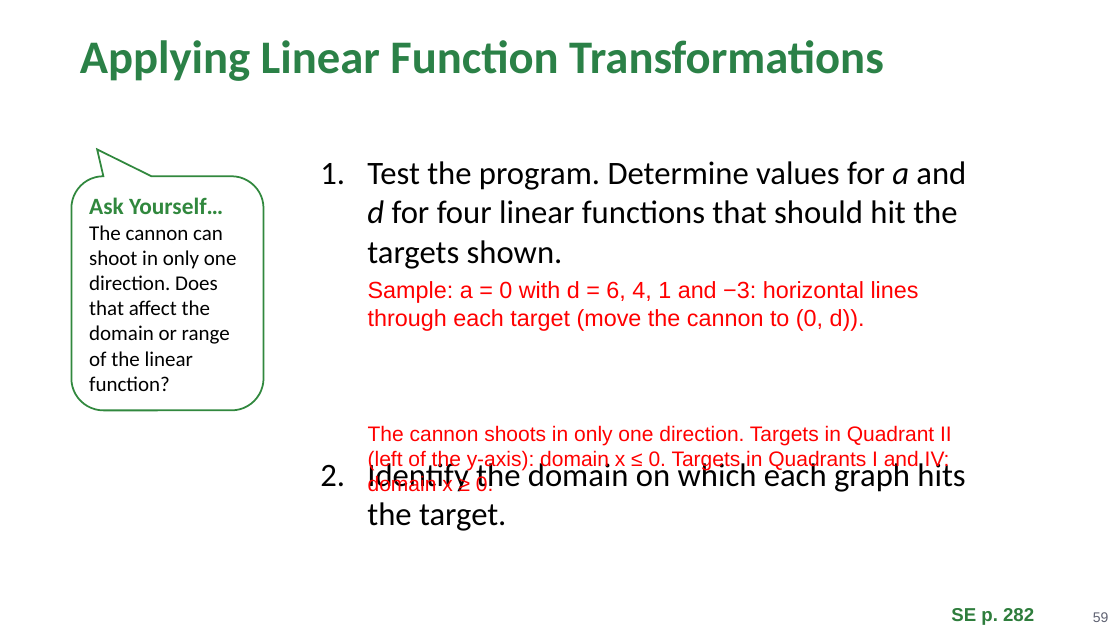
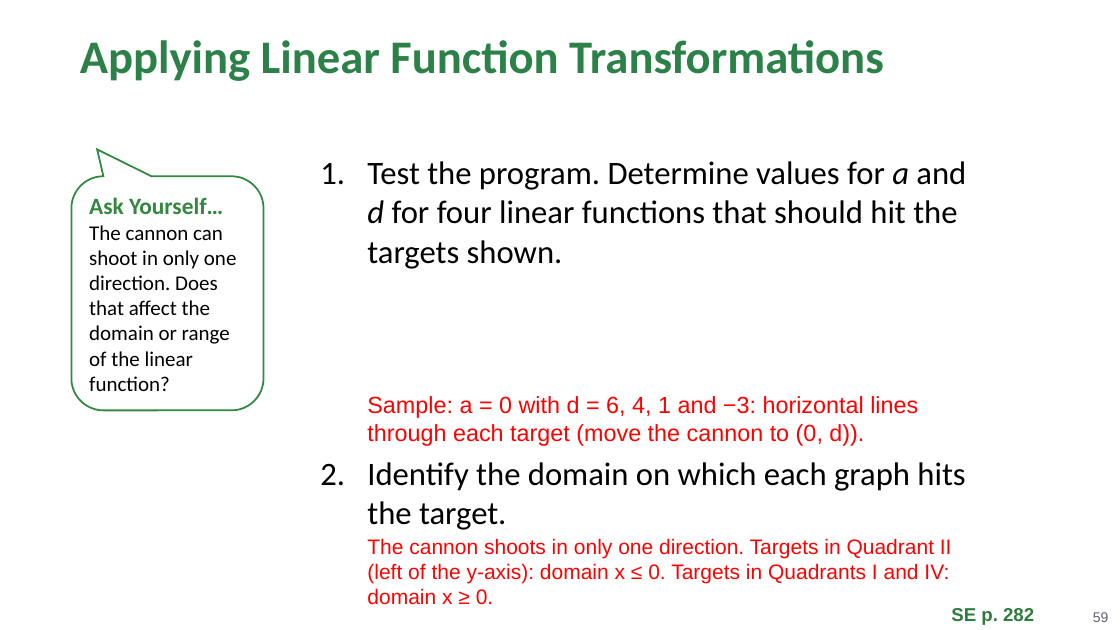
Before and after one commit to Apolloat2022/Algebra1M2U1L4, a slide deck: slide 59 of Module 2 topic 2/BLMathematics_AlgI_M2_T2_L1_LessonSlides_ENG_with_answers.pptx. Drawn at 1120x630 pixels with LibreOffice and Linux fonts; fonts in the diff are those of the drawing; background and template pictures are left out. Boxes give left, top, right and bottom in pixels: in the first picture for what was removed or moved away, otherwise in the second. Text is boxed around its words. In the diff, an @@ line names an element or a change of style, - is before the commit and + after.

```diff
--- a/Module 2 topic 2/BLMathematics_AlgI_M2_T2_L1_LessonSlides_ENG_with_answers.pptx
+++ b/Module 2 topic 2/BLMathematics_AlgI_M2_T2_L1_LessonSlides_ENG_with_answers.pptx
@@ text at box(367, 161, 966, 530): less space between paragraphs @@
@@ text removed at box(368, 281, 919, 331) @@
-Sample: a = 0 with d = 6, 4, 1 and −3: horizontal lines through each target (move the cannon to (0, d)).
@@ text at box(367, 396, 918, 446): paragraph added @@
+  Sample: a = 0 with d = 6, 4, 1 and −3: horizontal lines through each target (move the cannon to (0, d)).
@@ text removed at box(368, 425, 952, 487) @@
-The cannon shoots in only one direction. Targets in Quadrant II (left of the y-axis): domain x ≤ 0. Targets in Quadrants I and IV: domain x ≥ 0.
@@ text at box(367, 538, 952, 605): paragraph added @@
+  The cannon shoots in only one direction. Targets in Quadrant II (left of the y-axis): domain x ≤ 0. Targets in Quadrants I and IV: domain x ≥ 0.
```
Also in this commit, not shown: 11 other slides changed, 4 other files.
